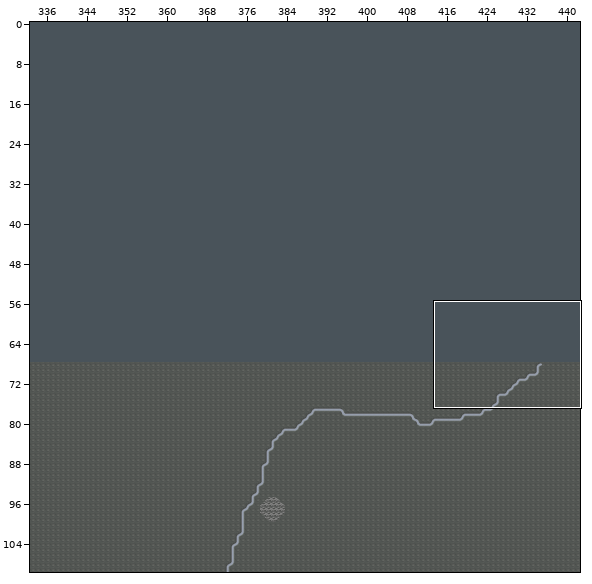
Tiled map, stored at examples/Rchev 1942/勒热夫战役-j.tmx. The first picture is a wide view before the edit; the outline marks the close-up.
Close-up. The starting point:
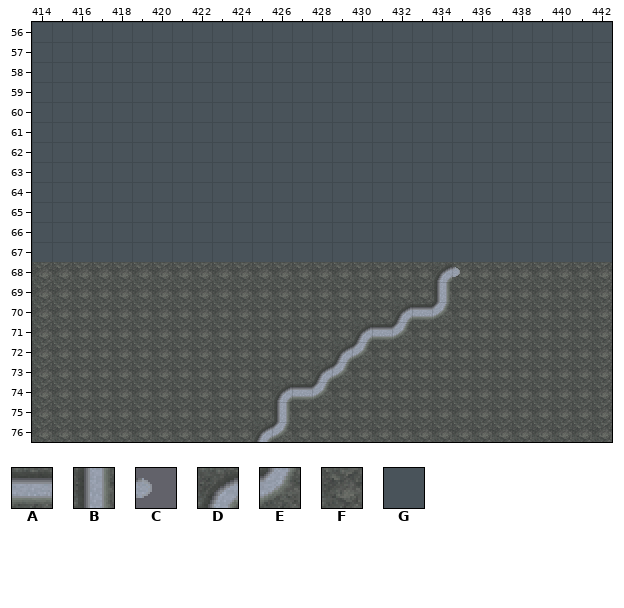
Cells are 20x20 px. Shown: x 414..442, y 56..76. The commit also changed other parts of the map, which this record leaves out.
Key: from "巴巴罗萨计划(N4版)地块byXs": A 0, B 1, C 12, D 18, E 19, F 73, G 120.
_ is an empty cell.
Layers that did not change in this view are not listed.
Layer "Ground" before, first column x 414:
64 GGGGGGGGGGGGGGGGGGGGGGGGGGGGG
65 GGGGGGGGGGGGGGGGGGGGGGGGGGGGG
66 GGGGGGGGGGGGGGGGGGGGGGGGGGGGG
67 GGGGGGGGGGGGGGGGGGGGGGGGGGGGG
68 FFFFFFFFFFFFFFFFFFFFDFFFFFFFF
69 FFFFFFFFFFFFFFFFFFFFBFFFFFFFF
70 FFFFFFFFFFFFFFFFFFDAEFFFFFFFF
71 FFFFFFFFFFFFFFFFDAEFFFFFFFFFF
72 FFFFFFFFFFFFFFFDEFFFFFFFFFFFF
73 FFFFFFFFFFFFFFDEFFFFFFFFFFFFF
74 FFFFFFFFFFFFDAEFFFFFFFFFFFFFF
75 FFFFFFFFFFFFBFFFFFFFFFFFFFFFF
76 FFFFFFFFFFFDEFFFFFFFFFFFFFFFF
After:
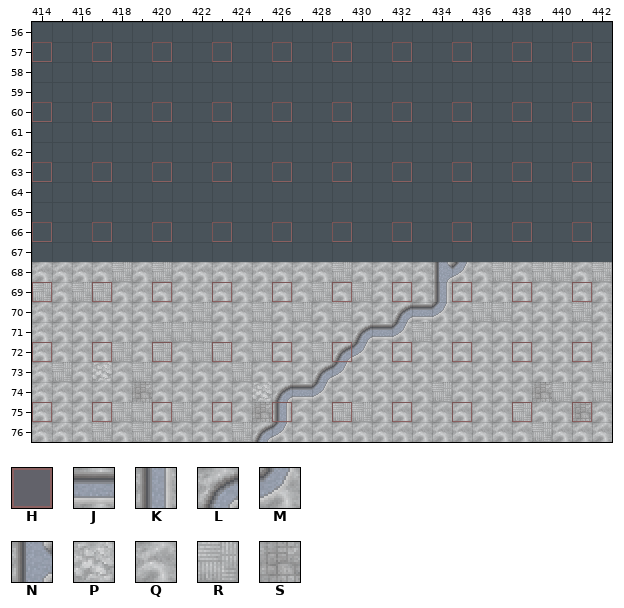
Further tiles: from "属性覆盖": H 3; from "巴巴罗萨计划(N4版)地块byXs": J 9, K 10, L 27, M 28, N 63, P 81, Q 82, R 100, S 117.
Tiles of an added or newly shown layer are drawn over the layers below it.
Change:
Layer "Ground":
Tile A gives way to tile J in row 70 at x 433; in row 71 at x 431; in row 74 at x 427.
Tile B gives way to tile K in row 69 at x 434; in row 75 at x 426.
Tile D gives way to tile L in row 70 at x 432; in row 71 at x 430; in row 72 at x 429; in row 73 at x 428; in row 74 at x 426; in row 76 at x 425.
Tile E gives way to tile M in row 70 at x 434; in row 71 at x 432; in row 72 at x 430; in row 73 at x 429; in row 74 at x 428; in row 76 at x 426.
Tile F gives way to tile M in row 68 at x 435.
Tile D gives way to tile N in row 68 at x 434.
Tile F gives way to tile P in row 73 at x 417; in row 74 at x 425.
Tile F gives way to tile Q in row 68 at x 414 to 417, 419, 421 to 428, 430 to 433, 436, 438 and 441; in row 69 at x 415, 418 to 427, 429, 431 to 433 and 435 to 442; in row 70 at x 414 to 421, 423 to 424, 426, 428, 430 to 431, 435, 438 to 440 and 442; in row 71 at x 414 to 419, 423 to 424, 426 to 429 and 434 to 442; in row 72 at x 414 to 417, 419, 421, 424, 426 to 427 and 431 to 442; in row 73 at x 414, 416, 418, 420 to 423, 425 to 427 and 430 to 441.
Tile F gives way to tile Q in row 74 at x 414 to 418, 420 to 424, 429 to 433, 435 to 438 and 441; in row 75 at x 414 to 417, 420, 422 to 424, 427 to 428, 431 to 437, 439 to 440 and 442; in row 76 at x 414 to 416, 418, 420 to 423, 427 to 438 and 440 to 442.
Tile F gives way to tile R in row 68 at x 418, 420, 429, 437, 439 to 440 and 442; in row 69 at x 414, 416 to 417, 428 and 430; in row 70 at x 422, 425, 427, 429, 436 to 437 and 441; in row 71 at x 420 to 422, 425 and 433; in row 72 at x 418, 420, 422 to 423, 425 and 428; in row 73 at x 415, 419, 424 and 442.
Tile F gives way to tile R in row 74 at x 434, 440 and 442; in row 75 at x 418 to 419, 421, 429 to 430 and 438; in row 76 at x 417, 419, 424 and 439.
Tile F gives way to tile S in row 74 at x 419 and 439; in row 75 at x 425 and 441.
Layer "Items_river":
Tile C is gone in row 68 at x 435.
Layer "PathingOverride" (added):
The edit adds tile H in row 57 at x 414, 417, 420, 423, 426, 429, 432, 435, 438 and 441; in row 60 at x 414, 417, 420, 423, 426, 429, 432, 435, 438 and 441; in row 63 at x 414, 417, 420, 423, 426, 429, 432, 435, 438 and 441; in row 66 at x 414, 417, 420, 423, 426, 429, 432, 435, 438 and 441; in row 69 at x 414, 417, 420, 423, 426, 429, 432, 435, 438 and 441; in row 72 at x 414, 417, 420, 423, 426, 429, 432, 435, 438 and 441.
The edit adds tile H in row 75 at x 414, 417, 420, 423, 426, 429, 432, 435, 438 and 441.
